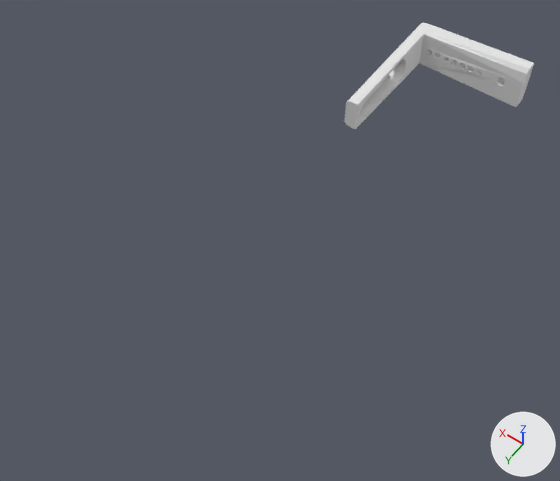
An edit to the Blender file ArmNew.blend, drawn before and after from the same camera.
Rendered twice from a 50 mm lens placed at (0.1283, 0.0642, 0.1104), pointed at (0.1784, -0.0059, 0.0001). Arrows for +X, +Y and +Z are at lower right; the lights stay in place. The first picture is the older version.

Before the edit, the objects in view are built like this:
```python
me_3mf_mesh = bpy.data.meshes.new('3MF Mesh')
me_3mf_mesh.from_pydata(...)  # 4948 vertices, 9912 faces; spans x -3.3..3.2, y -14.7..3.8, z -2.5..1.4
me_3mf_mesh.polygons.foreach_set('use_smooth', [True] * 9912)
me_cube_001 = bpy.data.meshes.new('Cube.001')
me_cube_001.from_pydata(...)  # 39 vertices, 32 faces; spans x -1.0..1.1, y -1.0..14.8, z -0.8..0.9
me_cylinder_008 = bpy.data.meshes.new('Cylinder.008')
me_cylinder_008.from_pydata(...)  # 320 vertices, 170 faces; spans x -0.001..0.001, y -0.001..0.01078, z -0.0025..0.0025
ob_3mf_object = bpy.data.objects.new('3MF Object', me_3mf_mesh)
ob_3mf_object.location = (0.182, -0.0561, 0.00143)
ob_3mf_object.rotation_euler = (-4.712, 1.675, -1.571)  # degrees (-270, 96, -90)
ob_3mf_object.scale = (0.001, 0.001, 0.001)
ob_3mf_object.hide_set(True)
ob_cube = bpy.data.objects.new('Cube', me_cube_001)
ob_cube.location = (0.1725, -0.0684, 0.0013)
ob_cube.scale = (0.0124, 0.00193, 0.00578)
_m = ob_cube.modifiers.new('Boolean', 'BOOLEAN')
_m.object = ob_3mf_object
_m = ob_cube.modifiers.new('Boolean.001', 'BOOLEAN')
_m.object = ob_sg90_1_arm_horn
_m = ob_cube.modifiers.new('Boolean.002', 'BOOLEAN')
_m.object = ob_cylinder_006
_m = ob_cube.modifiers.new('Boolean.003', 'BOOLEAN')
_m.object = ob_cylinder
ob_cylinder = bpy.data.objects.new('Cylinder', me_cylinder_008)
ob_cylinder.location = (0.185, -0.0567, 0.00142)
ob_cylinder.rotation_euler = (0.0, 1.571, 0.0)  # degrees (0, 90, 0)
ob_cylinder.scale = (1.34, 1.34, 0.824)
ob_cylinder.hide_set(True)
```
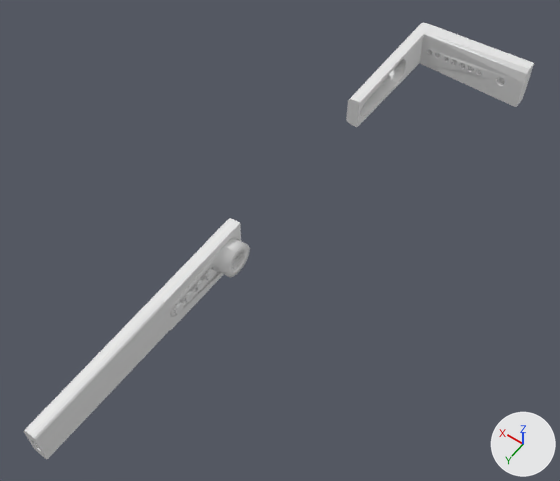
Commit message: added horned arm

Diff of the bpy script that builds the scene:
```diff
--- a/ArmNew.blend.py
+++ b/ArmNew.blend.py
@@ me_cube_001 @@
 # used by ob_cube; location = (0.1725, -0.0684, 0.0013); scale = (0.0124, 0.00193, 0.00578)
-me_cube_001.from_pydata(...)  # 39 vertices, 32 faces; spans x -1.0..1.1, y -1.0..14.8, z -0.8..0.9
+me_cube_001.from_pydata(...)  # 39 vertices, 32 faces; spans x -1.0..1.1, y -1.0..14.5, z -0.8..0.9
+# me_cube_001 part 1: the whole mesh is scaled about the mesh origin by (1, 0.976, 1)
@@ me_cube_002 @@
+me_cube_002.from_pydata(...)  # 58 vertices, 49 faces; spans x 0.9..1.1, y 4.0..29.1, z -0.8..0.8
@@ ob_3mf_object_001 @@
+ob_3mf_object_001 = bpy.data.objects.new('3MF Object.001', me_3mf_mesh.copy())  # the mesh of ob_3mf_object
+ob_3mf_object_001.location = (0.1824, 0.0034, 0.0014)
+ob_3mf_object_001.rotation_euler = (-4.712, 1.675, -1.571)  # degrees (-270, 96, -90)
+ob_3mf_object_001.scale = (0.001, 0.001, 0.001)
@@ ob_cube_001 @@
+ob_cube_001 = bpy.data.objects.new('Cube.001', me_cube_002)
+ob_cube_001.location = (0.1725, -0.0089, 0.0013)
+ob_cube_001.scale = (0.0124, 0.00193, 0.00578)
+_m = ob_cube_001.modifiers.new('Boolean', 'BOOLEAN')
+_m.object = ob_3mf_object_001
+_m = ob_cube_001.modifiers.new('Boolean.001', 'BOOLEAN')
+_m = ob_cube_001.modifiers.new('Boolean.002', 'BOOLEAN')
+_m = ob_cube_001.modifiers.new('Boolean.003', 'BOOLEAN')
+_m.object = ob_cylinder_002
@@ ob_cylinder_002 @@
+ob_cylinder_002 = bpy.data.objects.new('Cylinder.002', me_cylinder_008.copy())  # the mesh of ob_cylinder
+ob_cylinder_002.location = (0.185, 0.0028, 0.0014)
+ob_cylinder_002.rotation_euler = (0.0, 1.571, 0.0)  # degrees (0, 90, 0)
+ob_cylinder_002.scale = (1.34, 1.34, 0.824)
```

Where the change shows, as pixel boxes [x1, y1, x2, y2] in the pictures (560 x 481 px; the box of a moved part takes in the faces that stretch with it):
'Cube.001', added
    after: [24, 218, 241, 459]
'Cube', mesh rescaled
    before: [344, 22, 534, 129]
    after: [346, 22, 534, 127]
'3MF Object.001', added
    after: [170, 238, 250, 317]
'Cylinder.002', added
    after: [174, 269, 215, 313]
part 1 of me_cube_001, moved or reshaped
    before: [344, 32, 424, 129]
    after: [346, 32, 424, 127]
